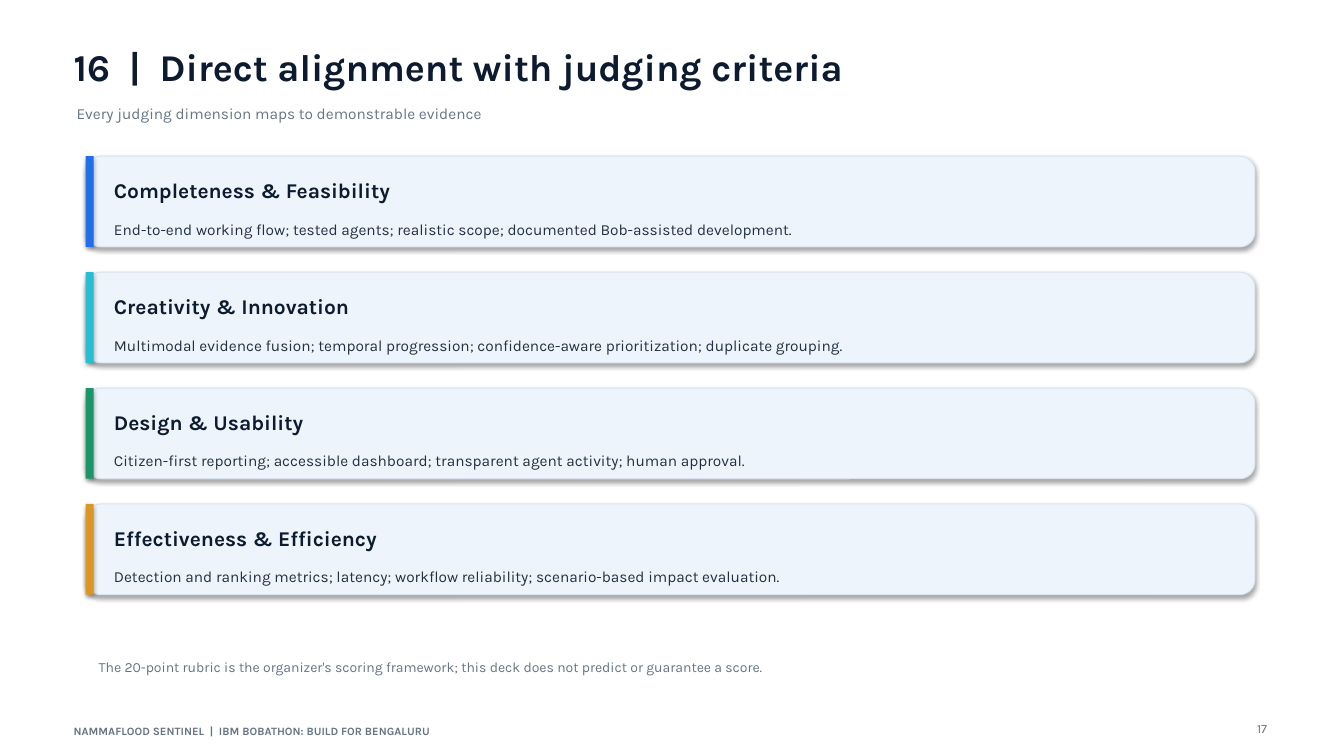
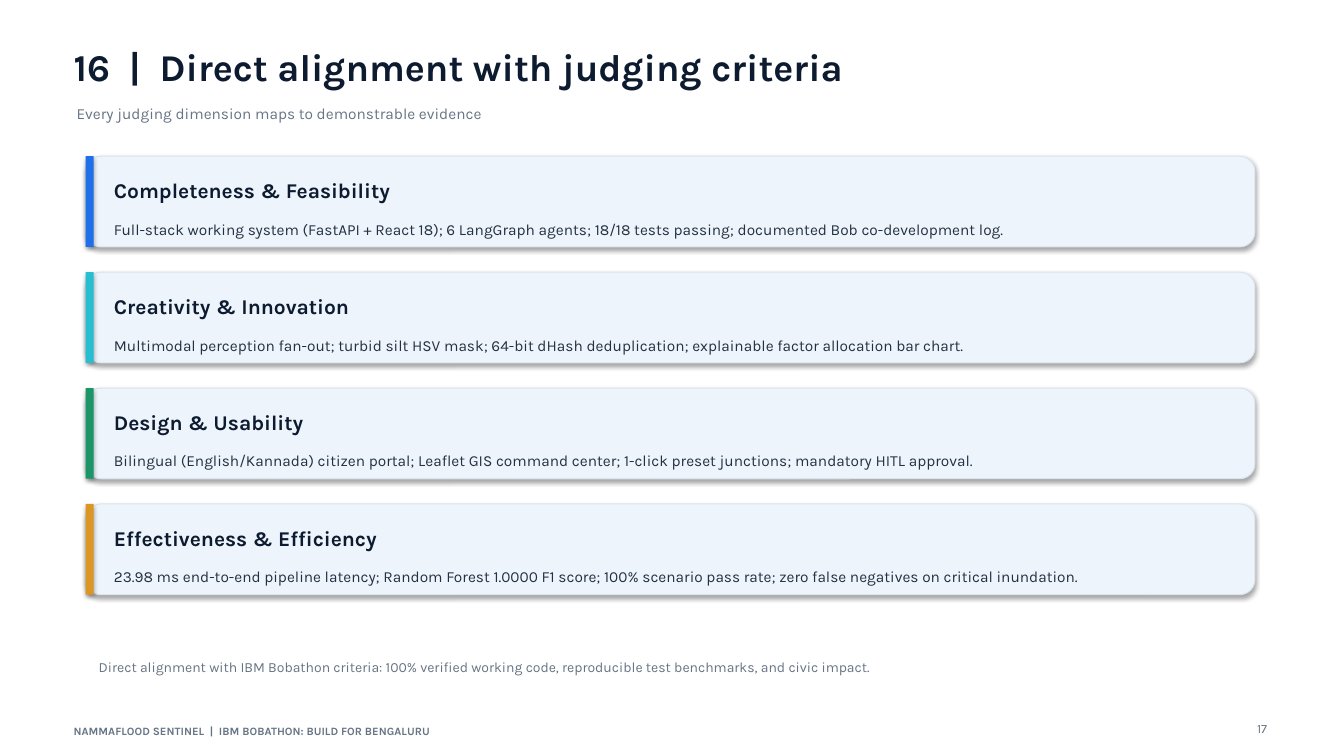
Before and after one commit to vasudev1876961/NammaFlood-Sentinel, a slide deck: slide 17 of artifacts/demo/NammaFlood_Sentinel_IBM_Bobathon_Submission.pptx. Drawn at 1344x756 pixels with LibreOffice and Linux fonts; fonts in the diff are those of the drawing. Boxes give left, top, right and bottom in pixels: in the first picture for what was removed or moved away, otherwise in the second. Text is boxed around its words. In the diff, an @@ line names an element or a change of style, - is before the commit and + after.

```diff
--- a/artifacts/demo/NammaFlood_Sentinel_IBM_Bobathon_Submission.pptx
+++ b/artifacts/demo/NammaFlood_Sentinel_IBM_Bobathon_Submission.pptx
@@ text at bbox=[114, 223, 1003, 239]: text changed @@
-End-to-end working flow; tested agents; realistic scope; documented Bob-assisted development.
+Full-stack working system (FastAPI + React 18); 6 LangGraph agents; 18/18 tests passing; documented Bob co-development log.
@@ text at bbox=[114, 340, 963, 355]: text changed @@
-Multimodal evidence fusion; temporal progression; confidence-aware prioritization; duplicate grouping.
+Multimodal perception fan-out; turbid silt HSV mask; 64-bit dHash deduplication; explainable factor allocation bar chart.
@@ text at bbox=[114, 454, 973, 470]: text changed @@
-Citizen-first reporting; accessible dashboard; transparent agent activity; human approval.
+Bilingual (English/Kannada) citizen portal; Leaflet GIS command center; 1-click preset junctions; mandatory HITL approval.
@@ text at bbox=[114, 571, 1078, 586]: text changed @@
-Detection and ranking metrics; latency; workflow reliability; scenario-based impact evaluation.
+23.98 ms end-to-end pipeline latency; Random Forest 1.0000 F1 score; 100% scenario pass rate; zero false negatives on critical inundation.
@@ text at bbox=[99, 662, 870, 676]: text changed @@
-The 20-point rubric is the organizer's scoring framework; this deck does not predict or guarantee a score.
+Direct alignment with IBM Bobathon criteria: 100% verified working code, reproducible test benchmarks, and civic impact.
```
Also in this commit, not shown: 12 other slides changed.
